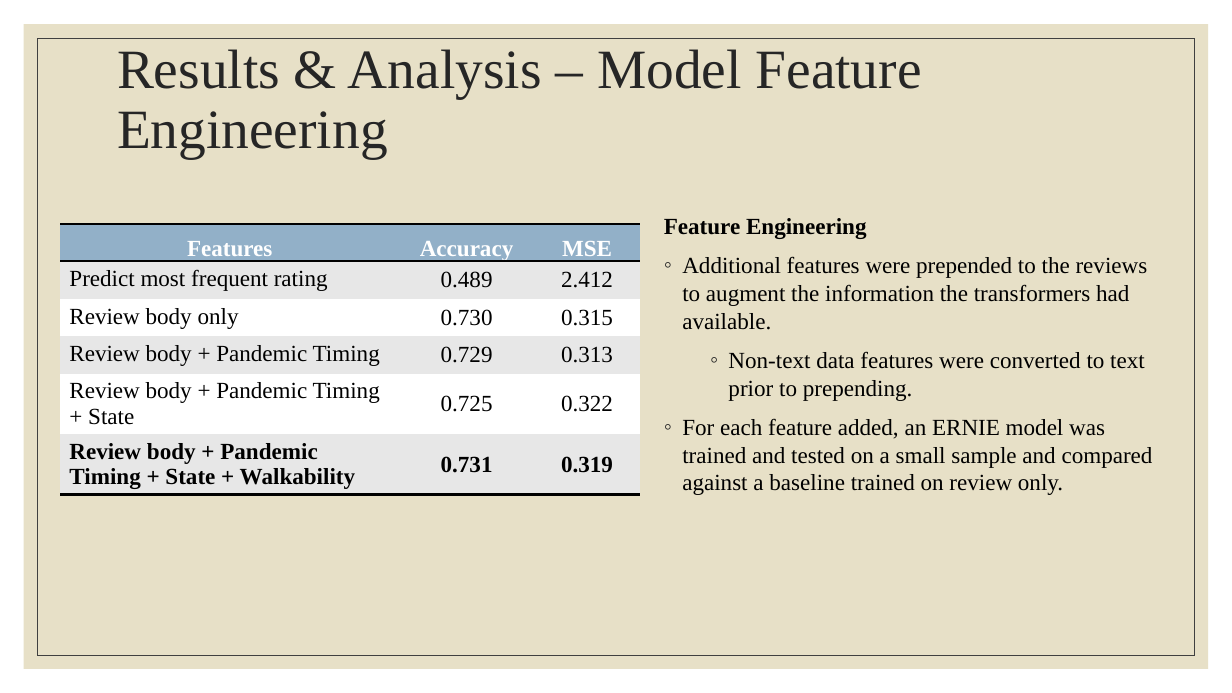
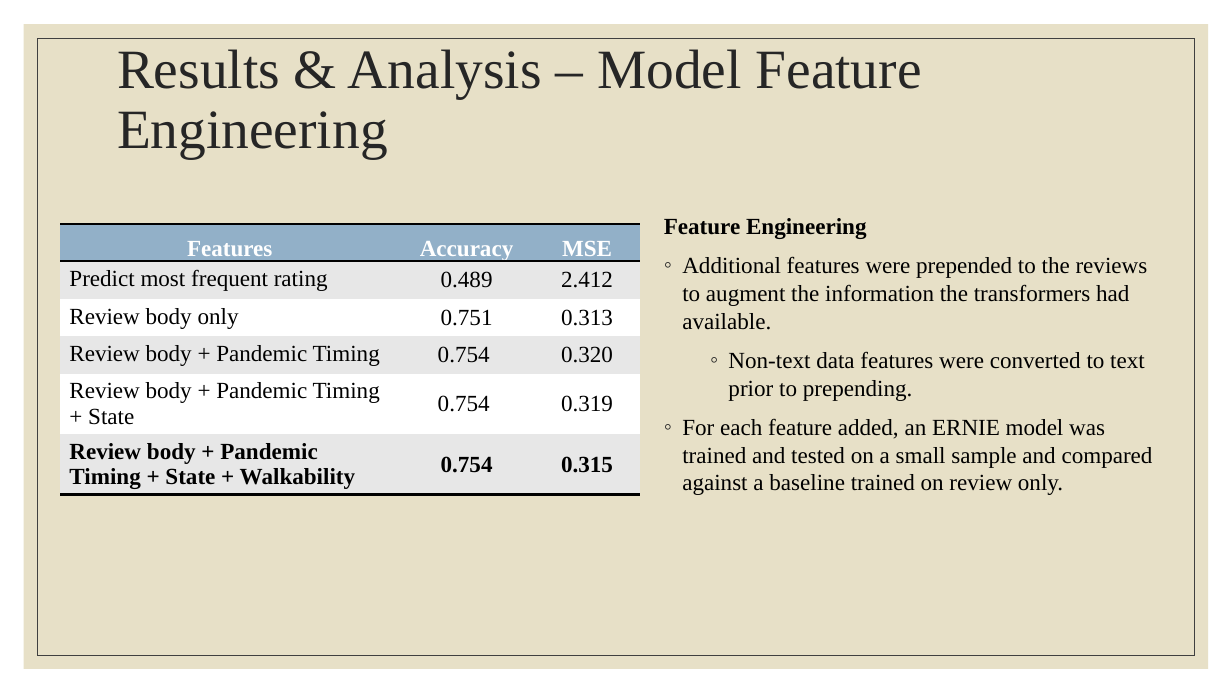
Before and after one commit to m-mcdougall/Capstone-DATS6501, a slide deck: slide 53 of Presentations/Capstone Presentation_MarikoMcDougall.pptx (slide 50 before the commit). Drawn at 1232x693 pixels with LibreOffice and Linux fonts; fonts in the diff are those of the drawing. Boxes give left, top, right and bottom in pixels: in the first picture for what was removed or moved away, otherwise in the second. Text is boxed around its words. In the diff, an @@ line names an element or a change of style, - is before the commit and + after.

```diff
--- a/Presentations/Capstone Presentation_MarikoMcDougall.pptx
+++ b/Presentations/Capstone Presentation_MarikoMcDougall.pptx
@@ table at (x1=60, y1=224, x2=640, y2=503) @@
-row 3, column 2: 0.730
+row 3, column 2: 0.751
-row 3, column 3: 0.315
+row 3, column 3: 0.313
-row 4, column 2: 0.729
+row 4, column 2: 0.754
-row 4, column 3: 0.313
+row 4, column 3: 0.320
-row 5, column 2: 0.725
+row 5, column 2: 0.754
-row 5, column 3: 0.322
+row 5, column 3: 0.319
-row 6, column 2: 0.731
+row 6, column 2: 0.754
-row 6, column 3: 0.319
+row 6, column 3: 0.315
```
Also in this commit, not shown: 6 other slides changed, 3 slides added.
